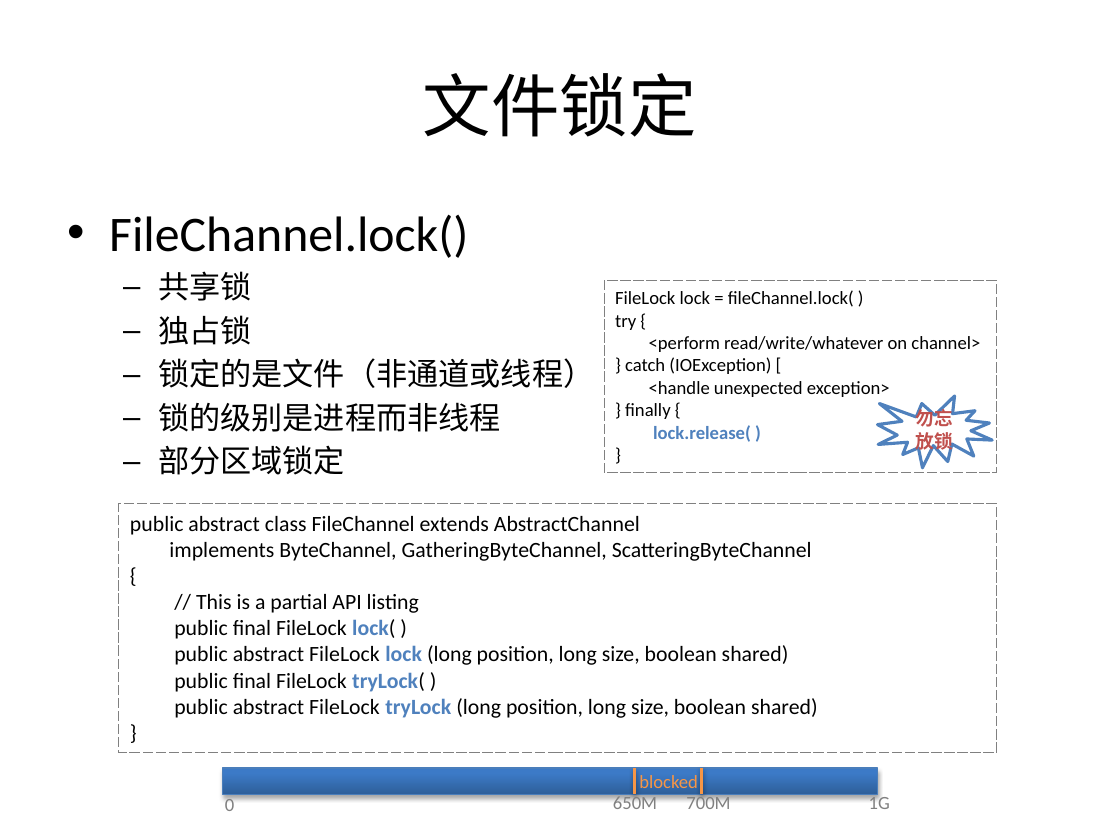
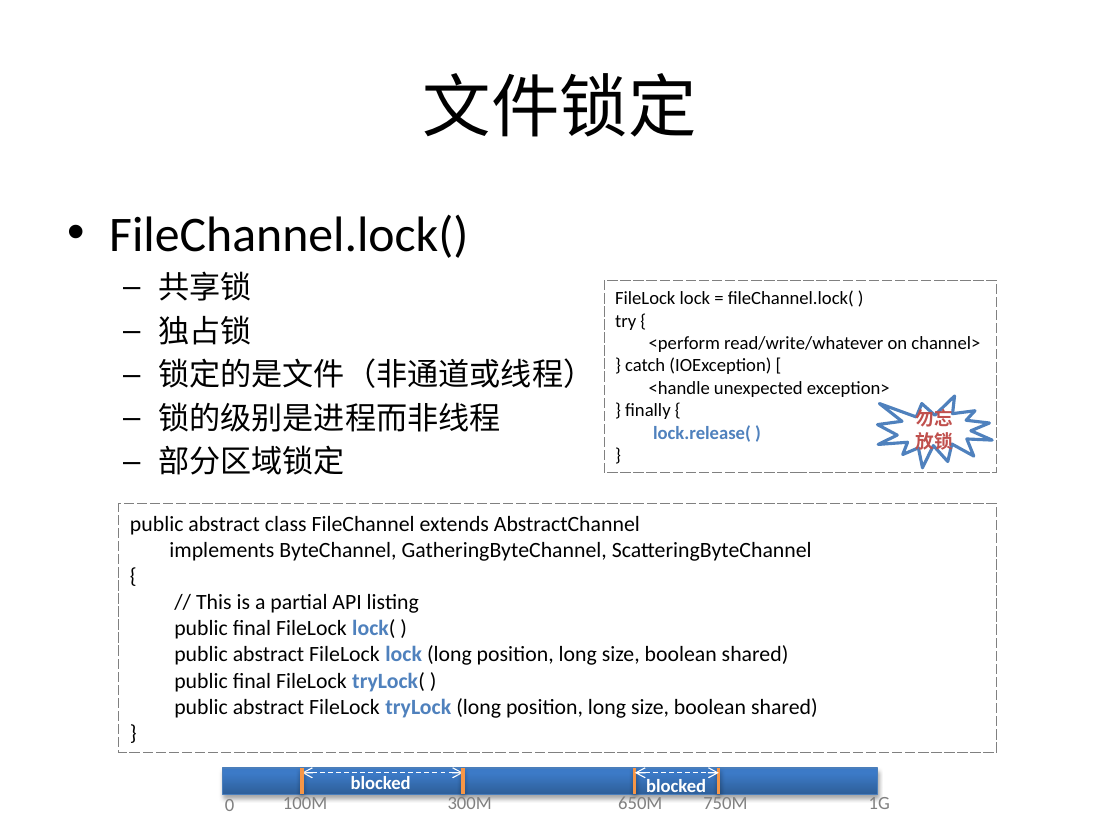
Before and after one commit to guhanjie/Knowledge-sharing, a slide deck: slide 31 of 扒一扒Java IO那些事儿.pptx. Drawn at 1120x840 pixels with LibreOffice and Linux fonts; fonts in the diff are those of the drawing. Boxes give left, top, right and bottom in pixels: in the first picture for what was removed or moved away, otherwise in the second. Text is boxed around its words. In the diff, an @@ line names an element or a change of style, - is before the commit and + after.

```diff
--- a/扒一扒Java IO那些事儿.pptx
+++ b/扒一扒Java IO那些事儿.pptx
@@ double arrow added from (302, 773) to (463, 773), #FFFFFF 0.75 pt dashed @@
@@ group added at [283, 768, 492, 809]: 3 texts, 2 lines @@
+100M
+300M
+blocked
@@ text "blocked": place and size @@
-text "blocked" at [639, 775, 698, 788]
+text "blocked" at [646, 779, 706, 797]
@@ text "blocked" at [646, 779, 706, 797]: text colour #F79646 to #FFFFFF, bold on @@
@@ double arrow added from (635, 773) to (719, 773), #FFFFFF 0.75 pt dashed @@
@@ line moved from (702, 767) - (702, 794) to (719, 768) - (719, 794) @@
@@ text "650M": place and size @@
-text "650M" at [613, 794, 657, 809]
+text "650M" at [618, 794, 662, 809]
@@ text at [703, 794, 747, 809]: text changed @@
-700M
+750M
```
Also in this commit, not shown: 6 other slides changed, 5 slides added.
